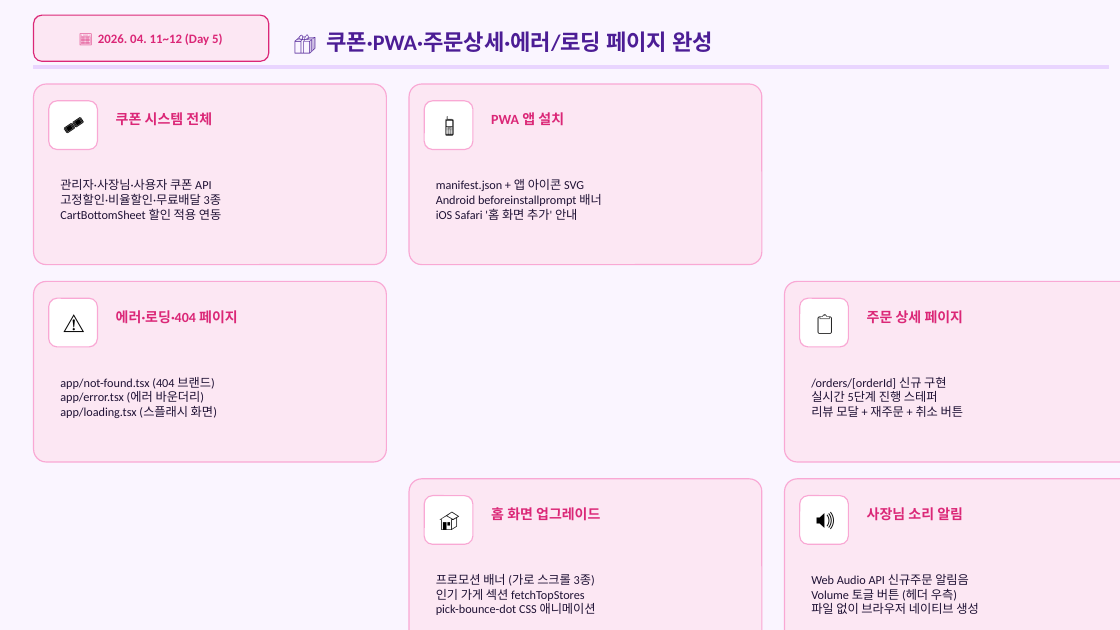
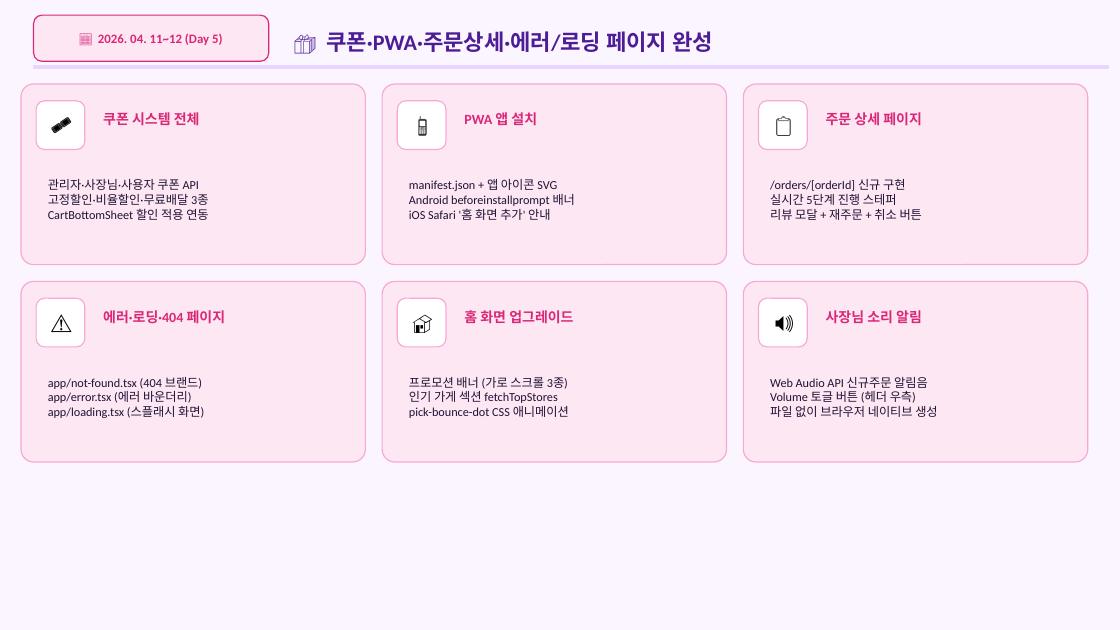
Before and after one commit to skbmh82/PICK-PICK-delivery, a slide deck: slide 7 of PICKPICK_프로젝트현황.pptx. Drawn at 1120x630 pixels with LibreOffice and Linux fonts; fonts in the diff are those of the drawing. Boxes give left, top, right and bottom in pixels: in the first picture for what was removed or moved away, otherwise in the second. Text is boxed around its words. In the diff, an @@ line names an element or a change of style, - is before the commit and + after.

```diff
--- a/PICKPICK_프로젝트현황.pptx
+++ b/PICKPICK_프로젝트현황.pptx
@@ rounded rectangle: place and size @@
-rounded rectangle at box(34, 84, 386, 265)
+rounded rectangle at box(21, 84, 365, 265)
@@ rounded rectangle: place and size @@
-rounded rectangle at box(409, 84, 762, 265)
+rounded rectangle at box(382, 84, 727, 265)
@@ rounded rectangle: place and size @@
-rounded rectangle at box(785, 281, 1120, 462)
+rounded rectangle at box(744, 84, 1088, 265)
@@ text "쿠폰 시스템 전체": place and size @@
-text "쿠폰 시스템 전체" at box(116, 112, 212, 126)
+text "쿠폰 시스템 전체" at box(103, 112, 200, 126)
@@ rounded rectangle: place and size @@
-rounded rectangle at box(424, 101, 473, 150)
+rounded rectangle at box(397, 101, 446, 150)
@@ text "📱": place and size @@
-text "📱" at box(424, 99, 475, 150)
+text "📱" at box(397, 99, 448, 150)
@@ text "PWA 앱 설치": place and size @@
-text "PWA 앱 설치" at box(491, 112, 564, 126)
+text "PWA 앱 설치" at box(464, 112, 537, 126)
@@ rounded rectangle: place and size @@
-rounded rectangle at box(800, 298, 849, 347)
+rounded rectangle at box(759, 101, 807, 150)
@@ text "📋": place and size @@
-text "📋" at box(800, 297, 850, 347)
+text "📋" at box(759, 99, 809, 150)
@@ text "주문 상세 페이지": place and size @@
-text "주문 상세 페이지" at box(867, 310, 964, 324)
+text "주문 상세 페이지" at box(826, 112, 922, 126)
@@ text "관리자·사장님·사용자 쿠폰 API": place and size @@
-text "관리자·사장님·사용자 쿠폰 API" at box(60, 179, 221, 220)
+text "관리자·사장님·사용자 쿠폰 API" at box(48, 179, 208, 220)
@@ text "manifest.json + 앱 아이콘 SVG": place and size @@
-text "manifest.json + 앱 아이콘 SVG" at box(436, 179, 601, 220)
+text "manifest.json + 앱 아이콘 SVG" at box(409, 179, 575, 220)
@@ text "/orders/[orderId] 신규 구현": place and size @@
-text "/orders/[orderId] 신규 구현" at box(811, 377, 963, 417)
+text "/orders/[orderId] 신규 구현" at box(770, 179, 922, 220)
@@ rounded rectangle: place and size @@
-rounded rectangle at box(34, 281, 386, 462)
+rounded rectangle at box(21, 281, 365, 462)
@@ 2 rounded rectangles, 2 texts: place and size @@
-2 rounded rectangles, 2 texts at box(49, 99, 99, 347)
+2 rounded rectangles, 2 texts at box(36, 99, 87, 347)
@@ rounded rectangle: place and size @@
-rounded rectangle at box(409, 479, 762, 630)
+rounded rectangle at box(382, 281, 727, 462)
@@ rounded rectangle: place and size @@
-rounded rectangle at box(424, 496, 473, 544)
+rounded rectangle at box(397, 298, 446, 347)
@@ text "🏠": place and size @@
-text "🏠" at box(424, 494, 475, 544)
+text "🏠" at box(397, 297, 448, 347)
@@ rounded rectangle: place and size @@
-rounded rectangle at box(785, 479, 1120, 630)
+rounded rectangle at box(744, 281, 1088, 462)
@@ text "🔊": place and size @@
-text "🔊" at box(800, 494, 850, 544)
+text "🔊" at box(759, 297, 809, 347)
@@ rounded rectangle: place and size @@
-rounded rectangle at box(800, 496, 849, 544)
+rounded rectangle at box(759, 298, 807, 347)
@@ text "에러·로딩·404 페이지": place and size @@
-text "에러·로딩·404 페이지" at box(116, 310, 238, 324)
+text "에러·로딩·404 페이지" at box(103, 310, 226, 324)
@@ text "홈 화면 업그레이드": place and size @@
-text "홈 화면 업그레이드" at box(491, 507, 600, 521)
+text "홈 화면 업그레이드" at box(464, 310, 573, 324)
@@ text "사장님 소리 알림": place and size @@
-text "사장님 소리 알림" at box(867, 507, 963, 521)
+text "사장님 소리 알림" at box(826, 310, 922, 324)
@@ text "app/not-found.tsx (404 브랜드)": place and size @@
-text "app/not-found.tsx (404 브랜드)" at box(60, 377, 217, 418)
+text "app/not-found.tsx (404 브랜드)" at box(48, 377, 204, 418)
@@ text "프로모션 배너 (가로 스크롤 3종)": place and size @@
-text "프로모션 배너 (가로 스크롤 3종)" at box(436, 574, 596, 615)
+text "프로모션 배너 (가로 스크롤 3종)" at box(409, 377, 569, 418)
@@ text "Web Audio API 신규주문 알림음": place and size @@
-text "Web Audio API 신규주문 알림음" at box(811, 574, 978, 614)
+text "Web Audio API 신규주문 알림음" at box(770, 377, 937, 417)
```
Also in this commit, not shown: 10 other slides changed, 5 other files.
